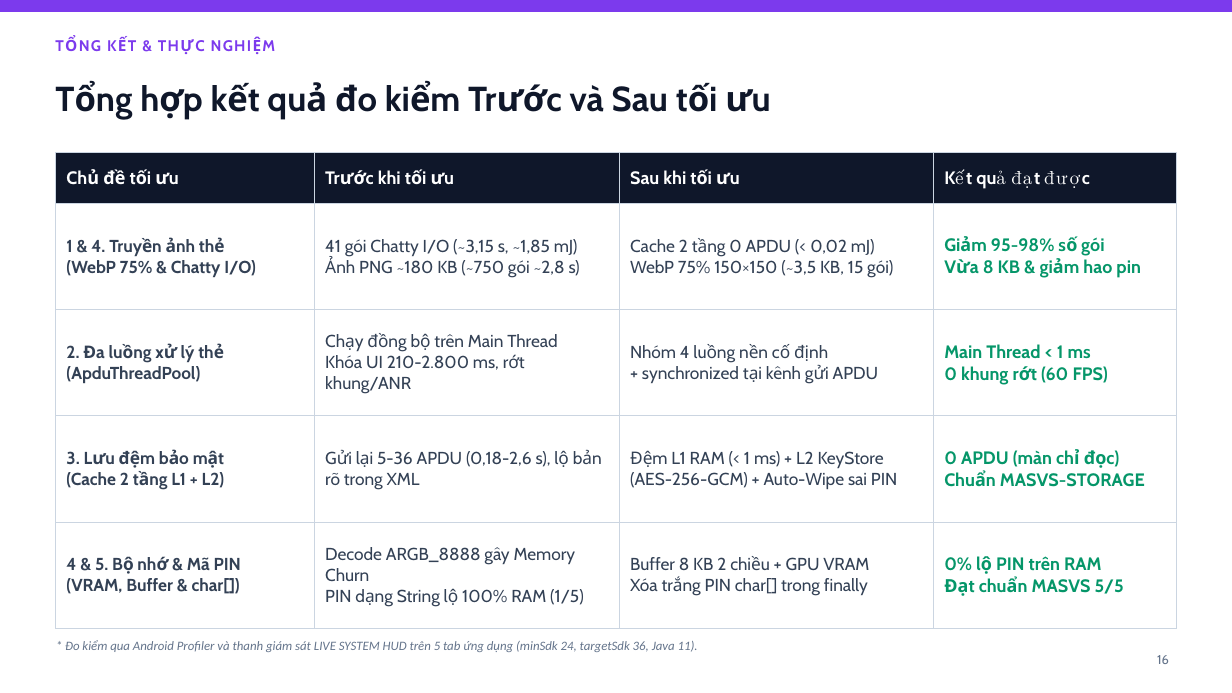
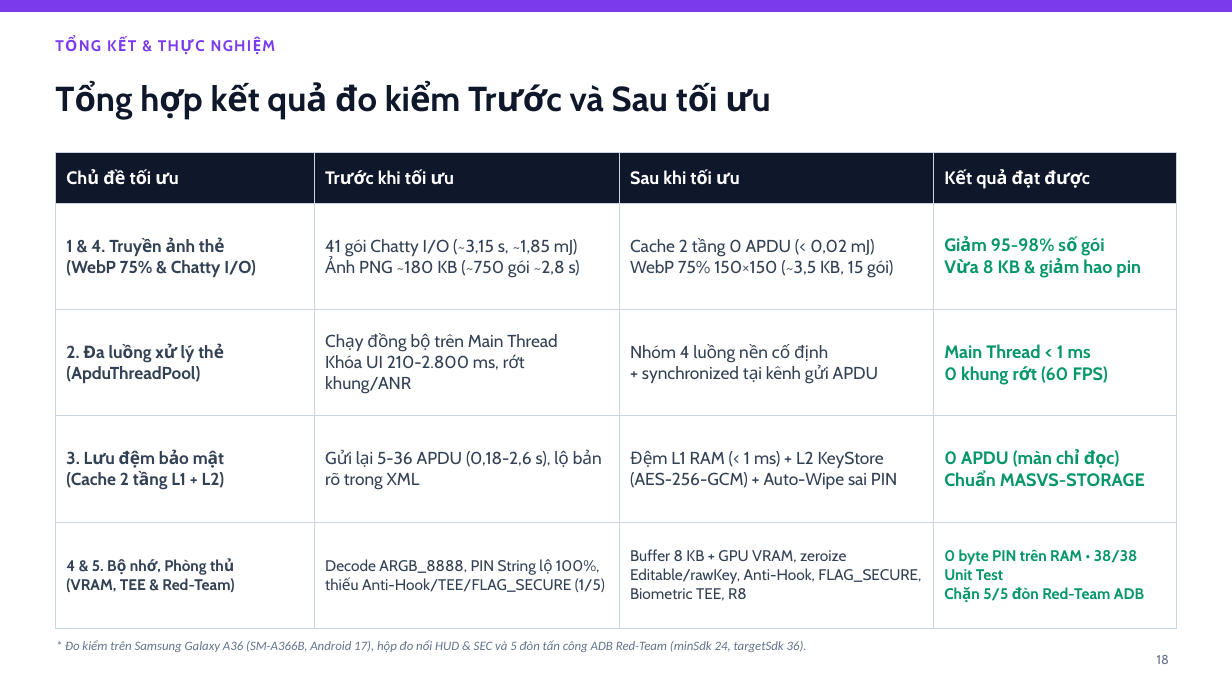
Before and after one commit to VuNgocHai179/SmartStudentID, a slide deck: slide 18 of docs/tối ưu phần mềm di động/slide_thao_luan_giua_ky.pptx (slide 16 before the commit). Drawn at 1232x693 pixels with LibreOffice and Linux fonts; fonts in the diff are those of the drawing. Boxes give left, top, right and bottom in pixels: in the first picture for what was removed or moved away, otherwise in the second. Text is boxed around its words. In the diff, an @@ line names an element or a change of style, - is before the commit and + after.

Commit message:
feat(demo,security): update optimization demos, live security HUD, pentest scripts, and docs

```diff
--- a/docs/tối ưu phần mềm di động/slide_thao_luan_giua_ky.pptx
+++ b/docs/tối ưu phần mềm di động/slide_thao_luan_giua_ky.pptx
@@ table at (55, 152, 1177, 605) @@
-row 5: 4 & 5. Bộ nhớ & Mã PIN / (VRAM, Buffer & char[]) | Decode ARGB_8888 gây Memory Churn / PIN dạng String lộ 100% RAM (1/5) | Buffer 8 KB 2 chiều + GPU VRAM / Xóa trắng PIN char[] trong finally | 0% lộ PIN trên RAM / Đạt chuẩn MASVS 5/5
+row 5: 4 & 5. Bộ nhớ, Phòng thủ / (VRAM, TEE & Red-Team) | Decode ARGB_8888, PIN String lộ 100%, thiếu Anti-Hook/TEE/FLAG_SECURE (1/5) | Buffer 8 KB + GPU VRAM, zeroize Editable/rawKey, Anti-Hook, FLAG_SECURE, Biometric TEE, R8 | 0 byte PIN trên RAM • 38/38 Unit Test / Chặn 5/5 đòn Red-Team ADB
@@ text at (65, 640, 807, 652): text changed @@
-* Đo kiểm qua Android Profiler và thanh giám sát LIVE SYSTEM HUD trên 5 tab ứng dụng (minSdk 24, targetSdk 36, Java 11).
+* Đo kiểm trên Samsung Galaxy A36 (SM-A366B, Android 17), hộp đo nổi HUD & SEC và 5 đòn tấn công ADB Red-Team (minSdk 24, targetSdk 36).
@@ text at (1157, 655, 1169, 664): text changed @@
-16
+18
```
Also in this commit, not shown: 15 other slides changed, 2 slides added, 29 other files.
